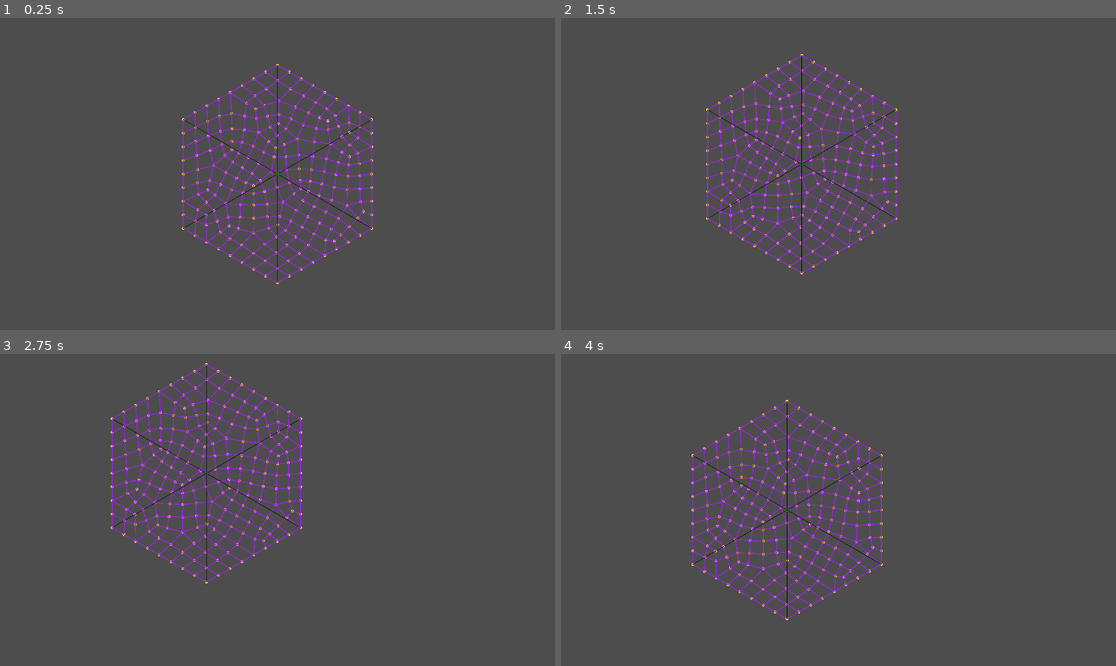
Above: before the commit, frames 1-4 (two rows, left to right).
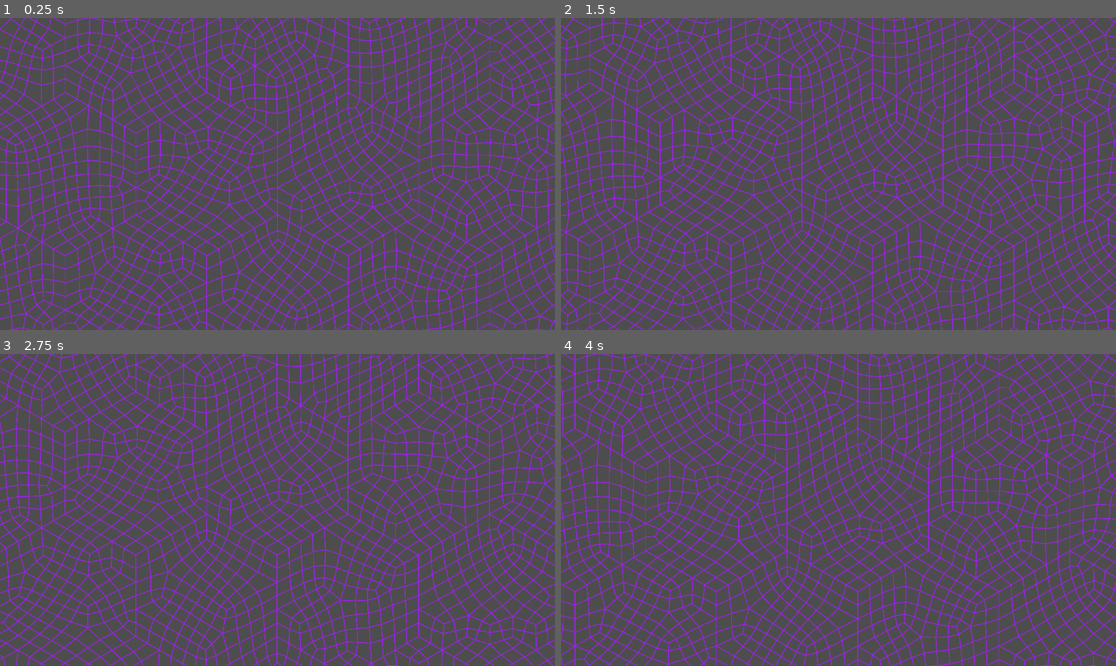
Above: after the commit, the same moments.

Repository: MarcusElg/GodotStalbergGrid
Game: Godot game, scene res://scene.tscn
Same seed, same stepped clock (60 frames per second), same inputs: the game is played once before the commit and once after it.
Inputs:
- Up to frame 1 (0.25 s): no input
- Up to frame 2 (1.5 s): tap Enter at 0.5 s; hold Right (ui_right) 0.53-1.28 s; hold Down (ui_down) from 1.28 s (still down)
- Up to frame 3 (2.75 s): release Down (ui_down) at 2.03 s; hold Right (ui_right) from 2.03 s (still down)
- Up to frame 4 (4 s): release Right (ui_right) at 2.78 s; hold Up (ui_up) 2.78-3.53 s; hold Left (ui_left) from 3.53 s (still down)

The runs differ from the first frame. In frame 1, 21% of the frame differs, in the area x 0-100%, y 0-100%; in frame 2, 21%; in frame 3, 21%; in frame 4, 21%.

Commit message:
Generate infinite grid

Diff:
--- a/scene.tscn
+++ b/scene.tscn
@@ -1,15 +1,17 @@
-[gd_scene load_steps=3 format=3 uid="uid://cbi6t8xp34va"]
+[gd_scene load_steps=4 format=3 uid="uid://cbi6t8xp34va"]
 
-[ext_resource type="Script" uid="uid://bi3yleqxxneh8" path="res://scripts/grid.gd" id="1_ulcgi"]
+[ext_resource type="Script" uid="uid://fa3nx0i7esfo" path="res://scripts/world.gd" id="2_3253y"]
 [ext_resource type="Script" uid="uid://c2d3urgir4x3j" path="res://scripts/camera_movement.gd" id="2_nxogm"]
+[ext_resource type="PackedScene" uid="uid://sq0jcnvnnrup" path="res://scenes/grid.tscn" id="3_u3cyc"]
 
 [node name="Node2D" type="Node2D"]
 
-[node name="Grid" type="Node2D" parent="."]
-script = ExtResource("1_ulcgi")
-rings = 4
-smoothing_iterations = 20
-
 [node name="Camera2D" type="Camera2D" parent="."]
 zoom = Vector2(0.565, 0.565)
+limit_enabled = false
 script = ExtResource("2_nxogm")
+
+[node name="World" type="Node2D" parent="." node_paths=PackedStringArray("camera")]
+script = ExtResource("2_3253y")
+grid_scene = ExtResource("3_u3cyc")
+camera = NodePath("../Camera2D")
--- /dev/null
+++ b/scenes/grid.tscn
@@ -0,0 +1,8 @@
+[gd_scene load_steps=2 format=3 uid="uid://sq0jcnvnnrup"]
+
+[ext_resource type="Script" uid="uid://bi3yleqxxneh8" path="res://scripts/grid.gd" id="1_t5fjg"]
+
+[node name="Grid" type="Node2D"]
+script = ExtResource("1_t5fjg")
+rings = 4
+smoothing_iterations = 20
--- a/scripts/grid.gd
+++ b/scripts/grid.gd
@@ -1,3 +1,4 @@
+class_name Grid
 extends Node2D
 
 @export_range(1, 1000)
@@ -8,6 +9,9 @@
 
 @export_range(1, 20)
 var smoothing_iterations: int = 10
+
+@export
+var debug_rendering: bool = false
 
 const CORNERS = [PI / 6, 3 * PI / 6, 5 * PI / 6, 7 * PI / 6, 9 * PI / 6, 11 * PI / 6]
 
@@ -16,7 +20,7 @@
 var quads: Array[Vector4i] = [] # Vector of vertex indexes
 var border_vertices: Dictionary[int, bool] = {} # Dictionary of vertex indexes
 
-func _ready() -> void:
+func generate() -> void:
 	generate_triangles()
 	dissolve_triangles()
 
@@ -267,12 +271,6 @@
 	adjacency_list[vertex1] = neighbours
 
 func _draw() -> void:
-	# Draw vertices
-	for v: Vector2 in vertices:
-		draw_circle(v * scaling_factor, 5, Color.YELLOW)
-
-	draw_circle(Vector2.ZERO, 5, Color.GREEN)
-
 	# Draw triangles
 	for i in len(triangles):
 		var triangle = triangles[i]
@@ -287,6 +285,11 @@
 		for j: int in range(4):
 			draw_line(vertices[quad[j]] * scaling_factor, vertices[quad[(j + 1) % 4]] * scaling_factor, Color.PURPLE, 3)
 
-	# Draw sectors
-	for i: int in range(len(CORNERS)):
-		draw_line(Vector2.ZERO, Vector2(cos(CORNERS[i]), sin(CORNERS[i])) * rings * scaling_factor, Color.BLACK)
+	if debug_rendering:
+		# Draw vertices
+		for v: Vector2 in vertices:
+			draw_circle(v * scaling_factor, 5, Color.YELLOW)
+
+		# Draw sectors
+		for i: int in range(len(CORNERS)):
+			draw_line(Vector2.ZERO, Vector2(cos(CORNERS[i]), sin(CORNERS[i])) * rings * scaling_factor, Color.BLACK, 2)
--- /dev/null
+++ b/scripts/world.gd
@@ -0,0 +1,50 @@
+extends Node2D
+
+@export
+var grid_scene: PackedScene
+
+@export
+var camera: Camera2D
+
+@export_range(1, 10)
+var rings: int = 3
+
+@export_range(1, 5)
+var generation_radius: int = 3 # Radius of grids generated around camera
+
+@export_range(1, 1000)
+var scaling_factor: int = 100
+
+@export
+var debug_rendering: bool = false
+
+var placed_grids: Dictionary[Vector2i, bool] = {}
+
+func _process(delta: float) -> void:
+	# Calculate approximate camera grid position
+	var camera_grid_y: int = round(camera.position.y / (3.0 / 2 * rings * scaling_factor))
+	var camera_grid_x: int = round(camera.position.x / (sqrt(3.0) * rings * scaling_factor))
+
+	# Try to generate grid cells
+	for xi: int in range(-generation_radius, generation_radius + 1):
+		for yi: int in range(-generation_radius, generation_radius + 1):
+			spawn_grid(Vector2i(camera_grid_x + xi, camera_grid_y + yi))
+
+func spawn_grid(position: Vector2i):
+	if placed_grids.has(position):
+		return
+
+	placed_grids[position] = true
+
+	var x_index = position.x + 0.5 if position.y % 2 == 0 else position.x
+	var x: float = x_index * sqrt(3.0) * rings * scaling_factor
+	var y: float = position.y * 3.0 / 2 * rings * scaling_factor
+
+	var spawned_scene: Grid = grid_scene.instantiate()
+	self.add_child(spawned_scene)
+	spawned_scene.global_position = Vector2(x, y)
+
+	spawned_scene.scaling_factor = scaling_factor
+	spawned_scene.rings = rings
+	spawned_scene.debug_rendering = debug_rendering
+	spawned_scene.generate()
Not shown, added: scripts/world.gd.uid
